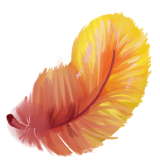
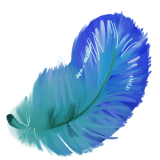
Before/after of a w=160, h=160 layered artwork. What changed in the layer stack:
painted on "Layer 5" over [6, 10, 152, 158]
